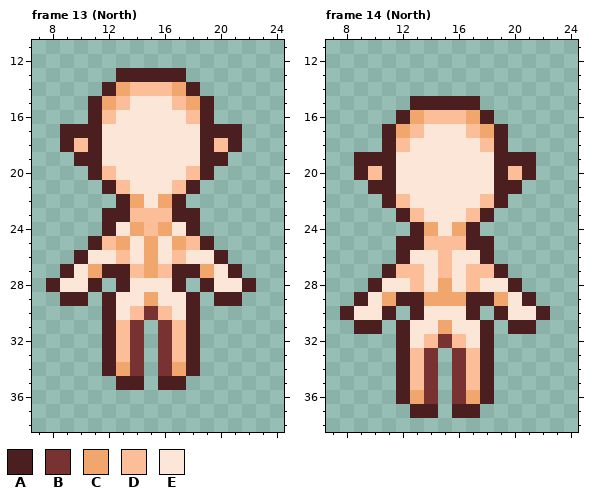
A pixel-art file gets an edit: Actor/PCC/female/pcc_body_fairyf1.ase. This is how it looked before the edit.
32x48 pixels, 16 frames. Shown: frame 13 (North): x 7..24, y 11..38; frame 14 (North): x 7..24, y 11..38. The commit also changed other frames, which this record leaves out.
Palette (. is transparent): A #4b1f1f  B #783232  C #f1a66d  D #fbbe99  E #fce6d8
Pixels before, frame 13 (North), first column x 8:
13 .....AAAAA.....
14 ....ACDDDCA....
15 ...ACDEEEDCA...
16 ...ADEEEEEDA...
17 .AAAEEEEEEEAAA.
18 .ADAEEEEEEEADA.
19 ..AAEEEEEEEAA..
20 ...ADEEEEEDA...
21 ....ADEEEDA....
22 .....ACECA.....
23 ....AADDDAA....
24 ....AECDCEA....
25 ...ADCECECDA...
26 ..AEEDECEDEEA..
27 .AECAADCDAACEA.
28 AEEA.AEEEA.AEEA
29 .AA.AEECEEA.AA.
30 ....AEDBDEA....
31 ....ADB.BDA....
32 ....ADB.BDA....
33 ....ADB.BDA....
34 ....ACB.BCA....
35 .....AA.AA.....
Pixels before, frame 14 (North), first column x 8:
15 .....AAAAA.....
16 ....ACDDDCA....
17 ...ACDEEEDCA...
18 ...ADEEEEEDA...
19 .AAAEEEEEEEAAA.
20 .ADAEEEEEEEADA.
21 ..AAEEEEEEEAA..
22 ...ADEEEEEDA...
23 ....ADEEEDA....
24 .....ACECA.....
25 ....AADDDAA....
26 ....AEEDEEA....
27 ...ADDEDEDDA...
28 ..AEEDECEDEEA..
29 .AECAACCCAACEA.
30 AEEA.AEEEA.AEEA
31 .AA.AEECEEA.AA.
32 ....AEDBDEA....
33 ....ADB.BDA....
34 ....ADB.BDA....
35 ....ADB.BDA....
36 ....ACB.BCA....
37 .....AA.AA.....
The same view after the edit:
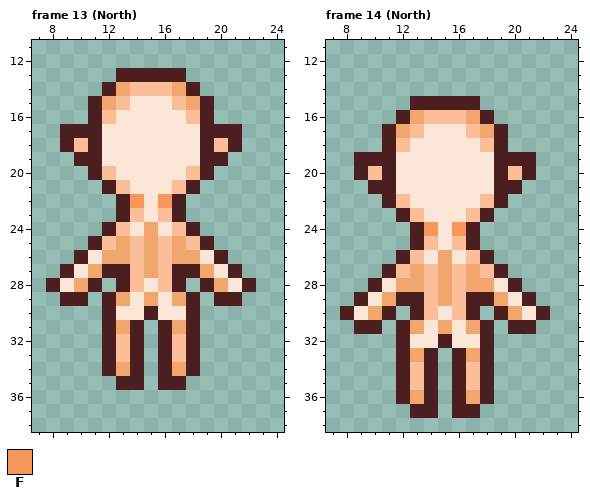
Colours new in this view: F #f8975c
Diff:
Frame 13 (North), layer "_base/body":
Colour A replaces colour B in row 30 at x 15; in rows 31 to 34 at x 14 and 16.
Colour C replaces colour D in row 24 at x 15; in row 26 at x 13 and 17; in row 31 at x 13 and 17.
Colour C replaces colour E in row 26 at x 12 and 18; in row 28 at x 10 and 20; in row 29 at x 13 and 17.
Colour D replaces colour E in row 24 at x 13 and 17; in rows 25 to 26 at x 14 and 16; in row 28 at x 14 and 16.
Colour E replaces colour C in row 24 at x 14 and 16.
Colour E replaces colour D in row 23 at x 15; in row 30 at x 14 and 16.
Colour F replaces colour C in row 22 at x 14 and 16.
The edit erases colour A in row 23 at x 12 and 18.
Frame 14 (North), layer "_base/body":
Colour A replaces colour B in row 32 at x 15; in rows 33 to 36 at x 14 and 16.
Colour C replaces colour D in row 26 at x 15; in row 27 at x 13, 15 and 17; in row 28 at x 13 and 17; in row 33 at x 13 and 17.
Colour C replaces colour E in row 28 at x 12 and 18; in row 30 at x 10 and 20; in row 31 at x 13 and 17.
Colour D replaces colour C in row 29 at x 14 and 16.
Colour D replaces colour E in row 26 at x 13 and 17; in rows 27 to 28 at x 14 and 16; in row 30 at x 14 and 16.
Colour E replaces colour D in row 25 at x 15; in row 32 at x 14 and 16.
Colour F replaces colour C in row 24 at x 14 and 16.
The edit erases colour A in row 25 at x 12 and 18.
Where, in picture pixels (left, top, right, bottom), the same in both pictures:
changed: (74, 194, 228, 376)
changed: (368, 222, 522, 404)
